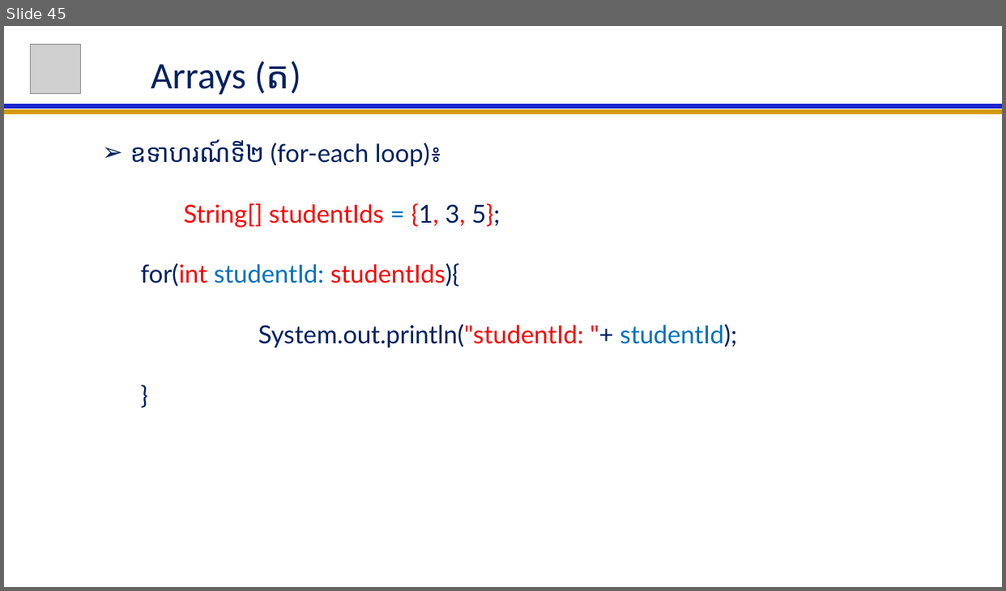
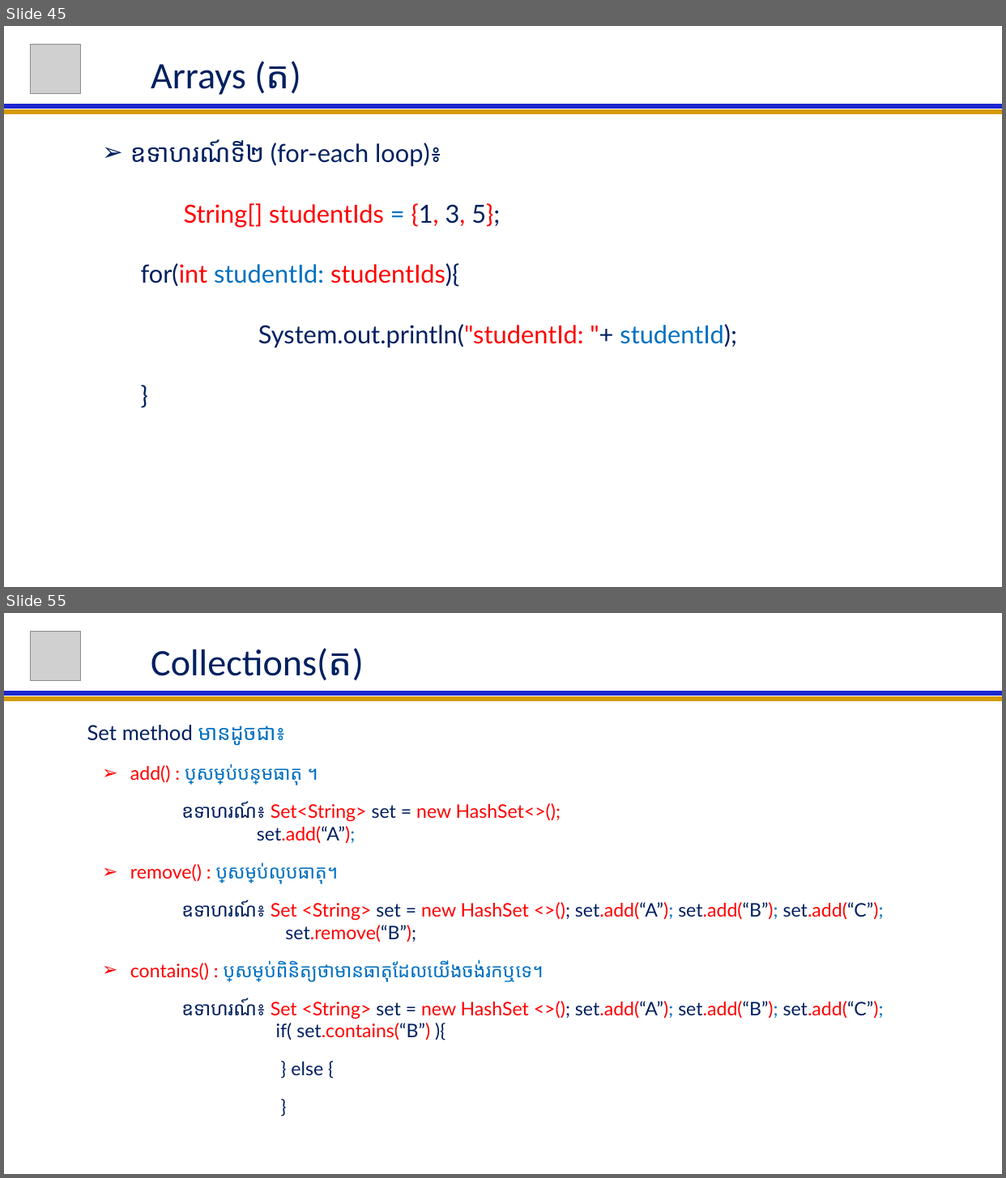
Before and after one commit to NGOUNCHHENGHY/ACLEDA-Java-For-Beginer, a slide deck: Java For Beginer Lession.pptx. Shown one above the other, each under a label of ours: slide 45 before the commit, slides 45 and 55 after it; the slides between them are not shown. The pictures are 1006x591 and 1006x1178 pixels, drawn with LibreOffice and Linux fonts; fonts in the diff are those of the drawing; grey boxes stand for pictures. Boxes give left, top, right and bottom in pixels: in the first picture for what was removed or moved away, otherwise in the second. Text is boxed around its words. In the diff, an @@ line names an element or a change of style, - is before the commit and + after.

```diff
--- a/Java For Beginer Lession.pptx
+++ b/Java For Beginer Lession.pptx
@@ slide 55 added at (4, 613, 1002, 1174), background #FFFFFF @@
@@ picture added at (31, 631, 80, 680) @@
@@ title added at (151, 648, 364, 681), 36 pt, text #002060 @@
+Collections(ត)
@@ line added from (4, 699) to (1002, 699), #D49B06 4.5 pt @@
@@ line added from (4, 693) to (1002, 693), #1C27CF 4.5 pt @@
@@ subtitle added at (87, 725, 884, 1076), 18 pt, text #FF0000 @@
+Set method មានដូចជា៖
+  ➢ add() : ប្រើសម្រាប់បន្ថែមធាតុ ។
+  ឧទាហរណ៍៖ Set<String> set = new HashSet<>();
+  set.add(“A”);
+  ➢ remove() : ប្រើសម្រាប់លុបធាតុ។
+  ឧទាហរណ៍៖ Set <String> set = new HashSet <>(); set.add(“A”); set.add(“B”); set.add(“C”);
+  set.remove(“B”);
+  ➢ contains() : ប្រើសម្រាប់ពិនិត្យថាមានធាតុដែលយើងចង់រកឬទេ។
+  ឧទាហរណ៍៖ Set <String> set = new HashSet <>(); set.add(“A”); set.add(“B”); set.add(“C”);
+  if( set.contains(“B”) ){
+  } else {
+  }
```
Also in this commit, not shown: 10 other slides added.
